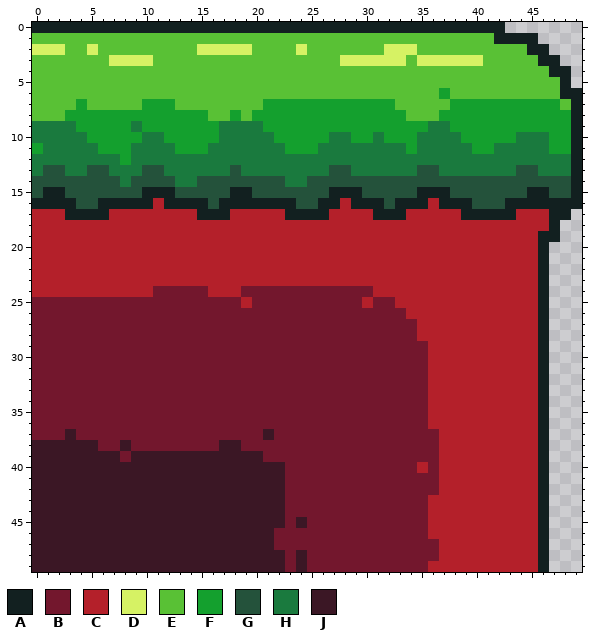
Edited in one commit: pixel-art file (assets/images/walls/ground-corner-left.aseprite). The first picture shows the starting point.
50x50 pixels, 1 frame.
Palette (. is transparent): A #122020  B #73172d  C #b4202a  D #d6f264  E #59c135  F #14a02e  G #24523b  H #1a7a3e  J #3b1725
Once edited:
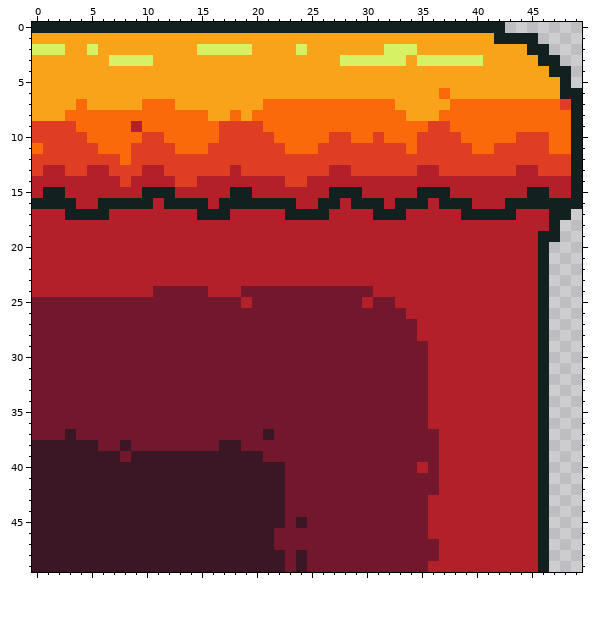
What changed:
Colour E changes from #59c135 to #f9a31b.
Colour F changes from #14a02e to #fa6a0a.
Colour H changes from #1a7a3e to #df3e23.
Layer "tile-ground_horizontal_corner-right":
The author changed colour G to colour C in row 13 at x 1 to 2, 5 to 6, 10 to 11, 18, 27 to 28, 35 to 36 and 44 to 45; in row 14 at x 0 to 7, 9 to 12, 15 to 22 and 25 to 48; in row 15 at x 0, 3 to 9, 13 to 17, 20 to 26, 30 to 34, 38 to 44 and 47 to 48; in row 16 at x 4 to 5, 16, 24 to 25, 32 and 40 to 42.
The author changed colour H to colour C in row 9 at x 9.
The author changed colour E to colour H in row 7 at x 48.
Pixel boxes of the changes (left, top, right, bottom) in both pictures:
changed: (32, 33, 571, 209)
